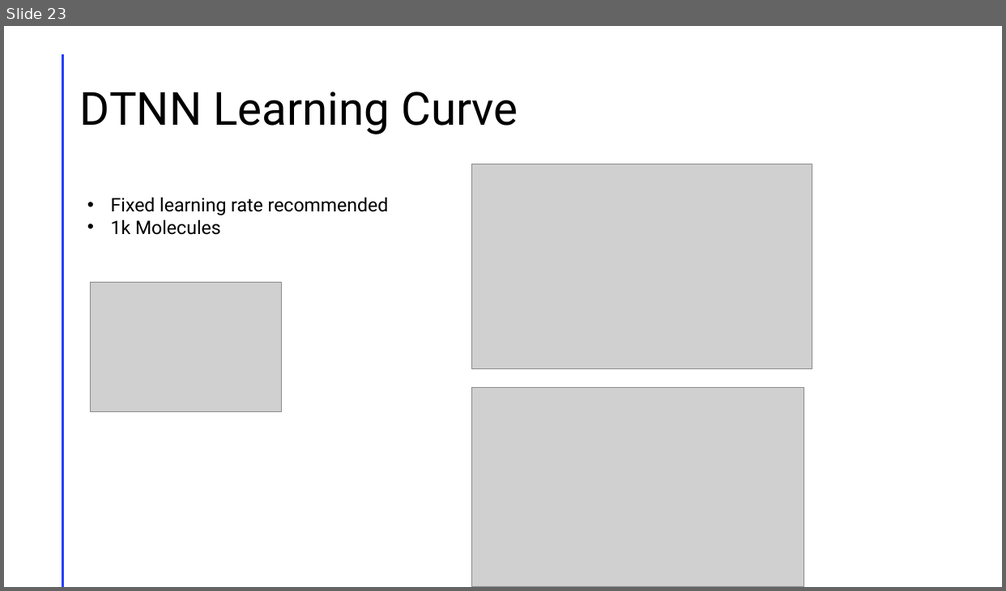
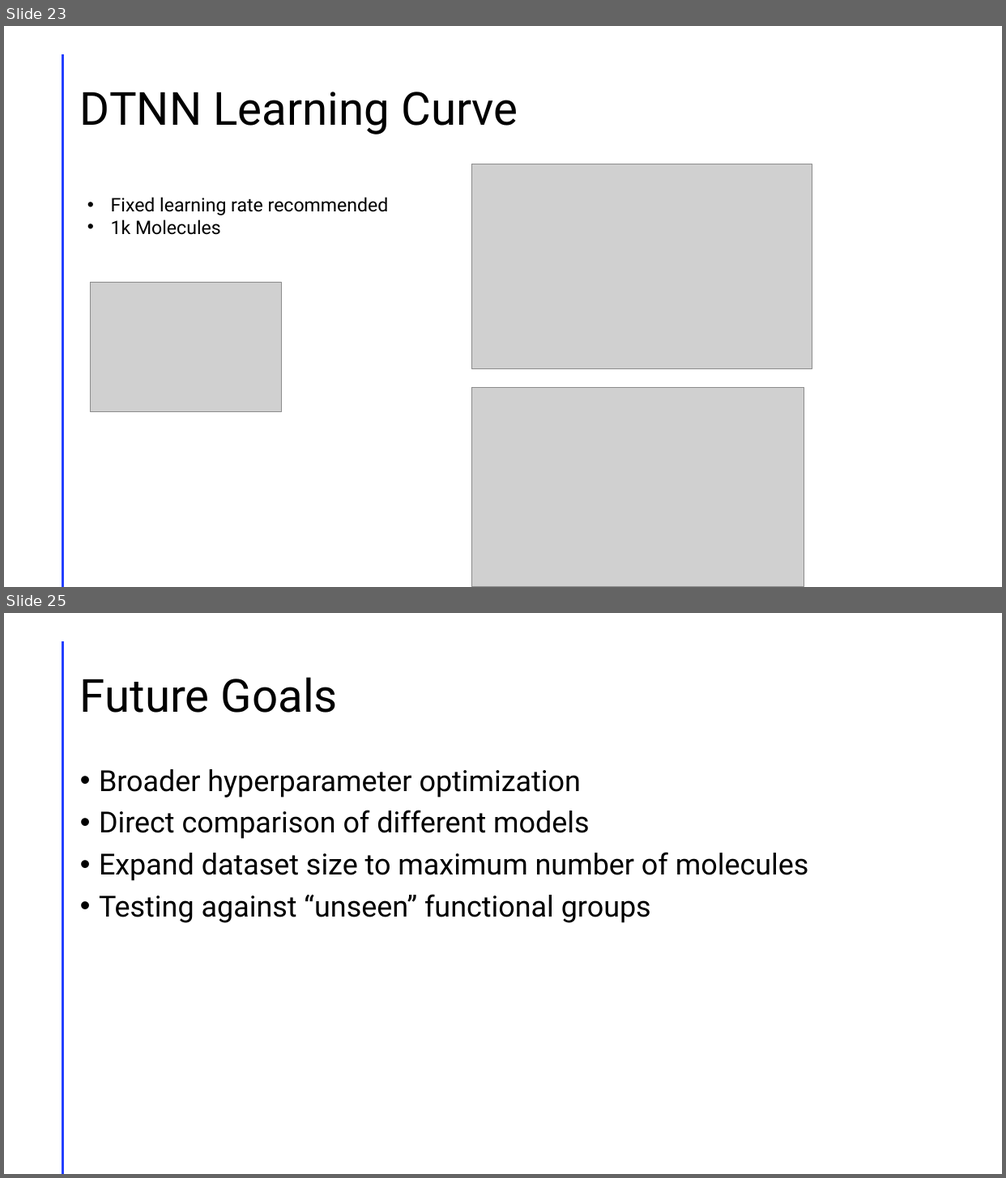
Before and after one commit to Ian-McCleary/chem-ml-research, a slide deck: Presentation1.pptm. Shown one above the other, each under a label of ours: slide 23 before the commit, slides 23 and 25 after it; the slides between them are not shown. The pictures are 1006x591 and 1006x1178 pixels, drawn with LibreOffice and Linux fonts; fonts in the diff are those of the drawing; grey boxes stand for pictures. Boxes give left, top, right and bottom in pixels: in the first picture for what was removed or moved away, otherwise in the second. Text is boxed around its words. In the diff, an @@ line names an element or a change of style, - is before the commit and + after.

Commit message:
time testing

```diff
--- a/Presentation1.pptm
+++ b/Presentation1.pptm
@@ slide 25 added at <box>4,613,1002,1174</box>, background #FFFFFF; not listed: 1 template element that a slide beside it also shows @@
@@ title added at <box>80,677,338,713</box>, 44 pt, text #000000 @@
+Future Goals
@@ text added at <box>99,769,809,923</box>, 28 pt, text #000000 @@
+• Broader hyperparameter optimization
+• Direct comparison of different models
+• Expand dataset size to maximum number of molecules
+• Testing against “unseen” functional groups
```
Also in this commit, not shown: 2 slides changed, 1 other slide added, 1 slide removed, 6 other files.
